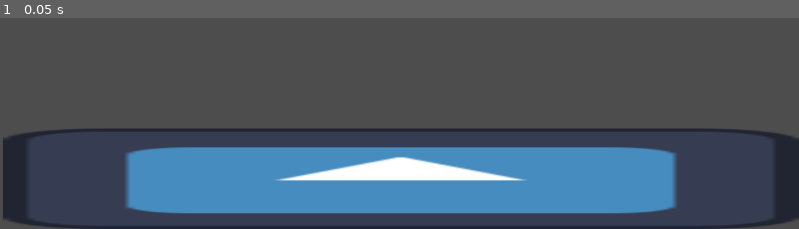
Above: before the commit, frame 1.
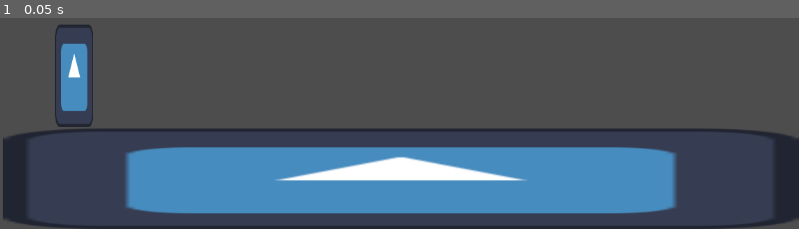
Above: after the commit, the same moment.

Repository: agreene5/GeorgiaDev-Winter-Jam-2024
Game: Godot game, scene res://main.tscn
Two runs of this game, one before a commit and one after it. Both use one fixed random seed, a clock stepped at 60 frames per second and the inputs below. The project has no main scene, so this scene is started directly. The engine's default icon, where the game draws it, is replaced by a stand-in: a white triangle on a blue panel in a dark square.
Inputs:
- Up to frame 1 (0.05 s): no input

The runs differ from the first frame. In frame 1, 1.3% of the frame differs, in the area x 6-12%, y 3-52%.

Commit message:
Added temp character body to test detection

Diff:
--- a/main.tscn
+++ b/main.tscn
@@ -1,9 +1,12 @@
-[gd_scene load_steps=3 format=3 uid="uid://c755at0enx5qr"]
+[gd_scene load_steps=4 format=3 uid="uid://c755at0enx5qr"]
 
 [ext_resource type="Texture2D" uid="uid://4004y76my86" path="res://icon.svg" id="1_x05ti"]
 
 [sub_resource type="RectangleShape2D" id="RectangleShape2D_k2t3w"]
 size = Vector2(1150, 143)
+
+[sub_resource type="RectangleShape2D" id="RectangleShape2D_twce7"]
+size = Vector2(53, 149)
 
 [node name="Node2D" type="Node2D"]
 
@@ -18,3 +21,15 @@
 [node name="CollisionShape2D" type="CollisionShape2D" parent="StaticBody2D"]
 position = Vector2(473, 16.5)
 shape = SubResource("RectangleShape2D_k2t3w")
+
+[node name="CharacterBody2D" type="CharacterBody2D" parent="."]
+position = Vector2(22, 9)
+
+[node name="Sprite2D" type="Sprite2D" parent="CharacterBody2D"]
+position = Vector2(85, 418)
+scale = Vector2(0.429688, 1.15625)
+texture = ExtResource("1_x05ti")
+
+[node name="CollisionShape2D" type="CollisionShape2D" parent="CharacterBody2D"]
+position = Vector2(84.5, 417.5)
+shape = SubResource("RectangleShape2D_twce7")
